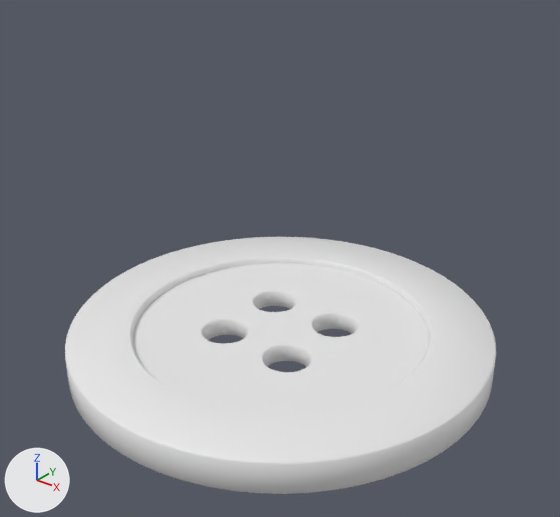
What one commit did to the FBX model Procedural Map Generation/Assets/AmbientAssets/IslandModels/Level.Botao.fbx.
The view is the same before and after, from a 50 mm lens placed at (39.0, -48.8, 38.3), pointed at (0.9, -1.2, 8.8). Every picture has the same lights, and +X, +Y and +Z are marked at lower left. The first picture is the older version. Where no turn or scale is listed for an object, it has been applied to the vertices.

The scene before the commit, as lines of its bpy script (objects in view):
```python
me_cube_001 = bpy.data.meshes.new('Cube.001')
me_cube_001.from_pydata(...)  # 1586 vertices, 1592 faces; spans x -19.5..19.5, y -19.5..19.5, z -1.5..1.5
me_cube_001.materials.append(mat_material_001)  # white #e7e7e7
ob_botao = bpy.data.objects.new('Botao', me_cube_001)
ob_botao.location = (0.0, 0.0, 0.0)
```
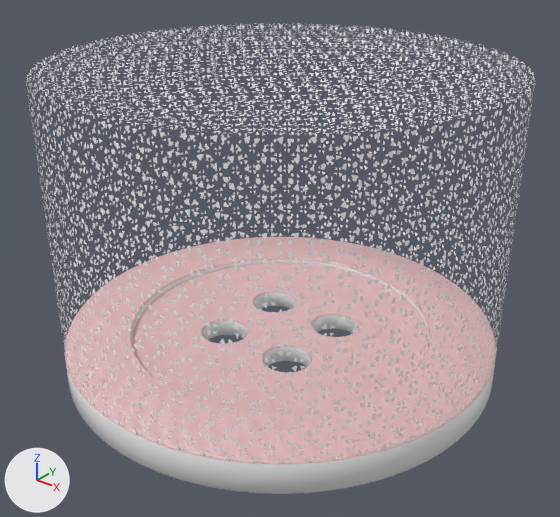
Changed parts and their boxes [x1, y1, x2, y2] in the pictures (560 x 517 px):
'Wall', added: after [26, 23, 535, 463]
part 1 of me_cube_001, recoloured (white to pink): [65, 237, 496, 465] in both

Edits to the bpy script that builds the scene:
```text
Add img_wallpattern_png:
    img_wallpattern_png = load_image('WallPattern.png', '../../ShaderGraph/ShaderGraphs/WallPattern.png', 512, 512, 'Non-Color')
Add mat_floor:
    mat_floor = principled_material('Floor')
    mat_floor.base_color = (0.8, 0.515, 0.532)  # pink #e7bec1
Add mat_wall:
    mat_wall = bpy.data.materials.new('Wall')
    # uses the picture img_wallpattern_png
Change me_cube_001:
    where me_cube_001.from_pydata(...)  # 1586 vertices, 1592 faces; spans x -19.5..19.5, y -19.5..19.5, z -1.5..1.5
    used by ob_botao; location = (0.0, 0.0, 0.0)
    me_cube_001 part 1: 624 of the faces centred in x -19.3..19.3, y -19.3..19.3, z 0.8..1.5 switch from mat_material_001 (white #e7e7e7) to mat_floor (pink #e7bec1)
Add me_cube_006:
    me_cube_006.from_pydata(...)  # 1149 vertices, 1136 faces; spans x -19.5..19.5, y -19.5..19.5, z 1.3..25.3
    me_cube_006.materials.append(mat_wall)
Add ob_wall:
    ob_wall = bpy.data.objects.new('Wall', me_cube_006)
    ob_wall.location = (0.0, 0.0, 0.0)
```
